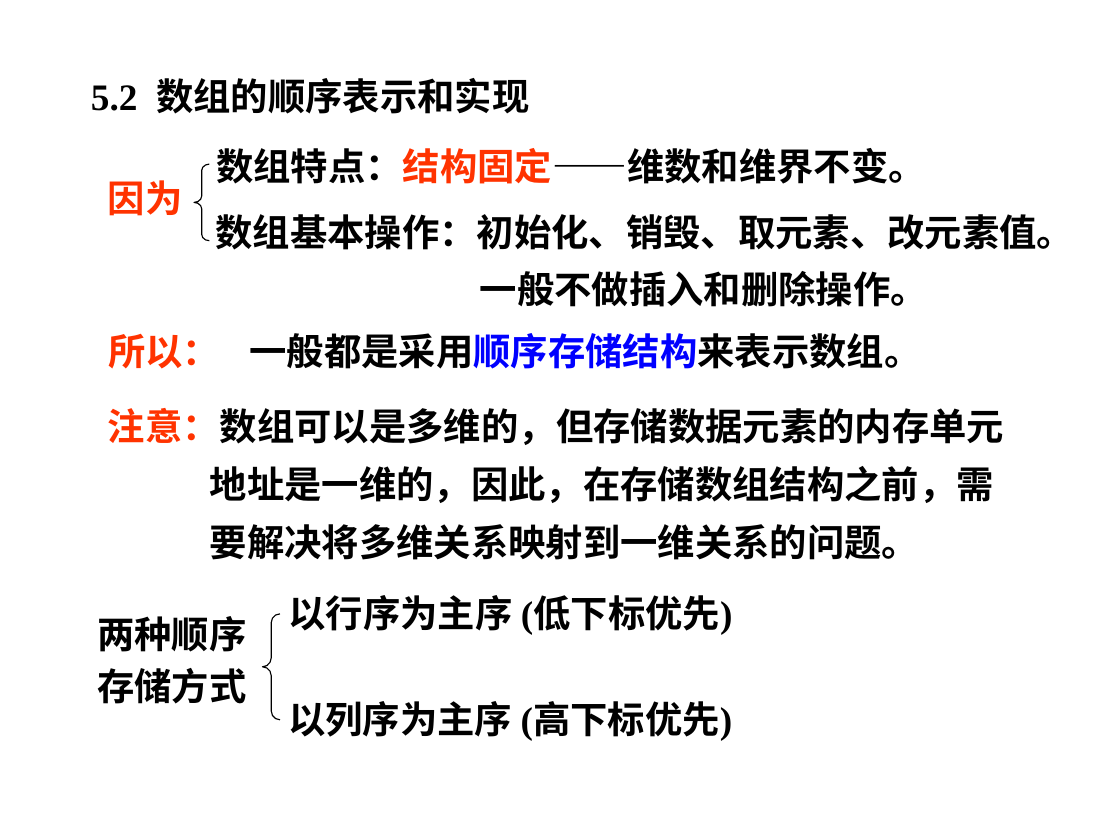
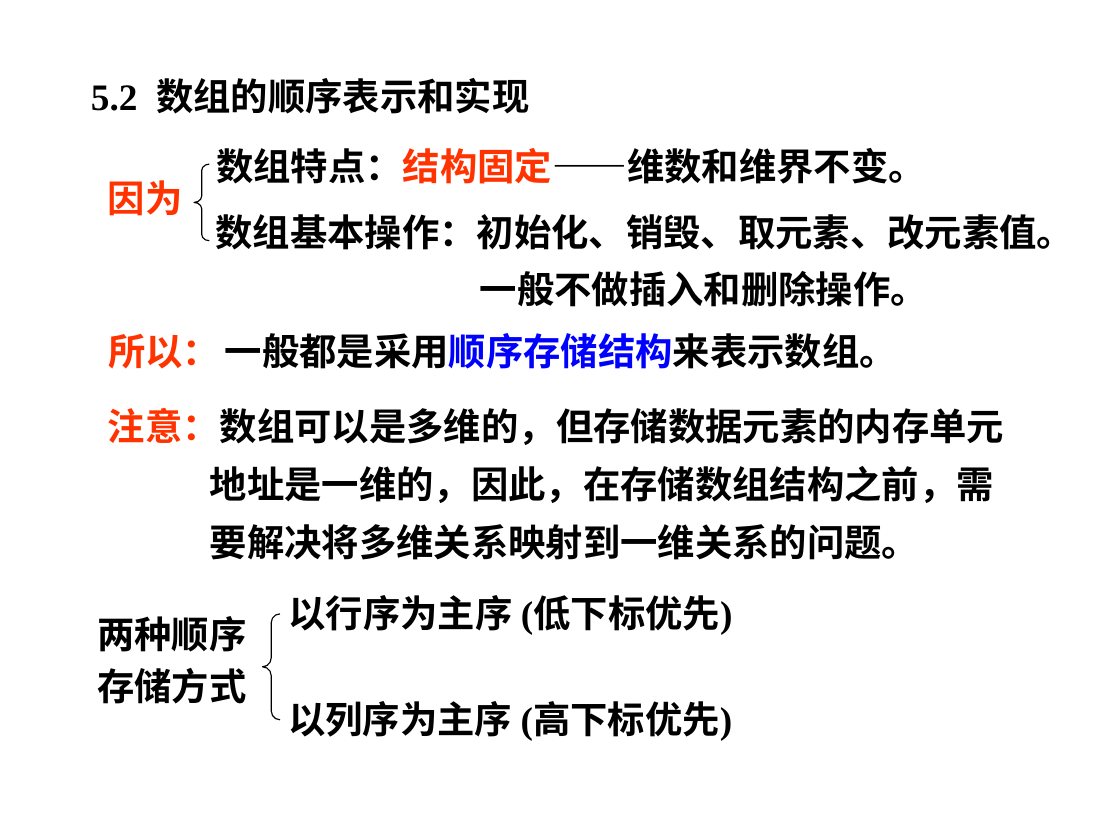
Before and after one commit to edu2act/course-datastructure, a slide deck: slide 13 of materials/slides/ds5.pptx. Drawn at 1120x840 pixels with LibreOffice and Linux fonts; fonts in the diff are those of the drawing; background and template pictures are left out. Boxes give left, top, right and bottom in pixels: in the first picture for what was removed or moved away, otherwise in the second. Text is boxed around its words. In the diff, an @@ line names an element or a change of style, - is before the commit and + after.

```diff
--- a/materials/slides/ds5.pptx
+++ b/materials/slides/ds5.pptx
@@ text "一般都是采用顺序存储结构来表示数组。": place and size @@
-text "一般都是采用顺序存储结构来表示数组。" at box(249, 333, 921, 369)
+text "一般都是采用顺序存储结构来表示数组。" at box(225, 333, 897, 369)
```
Also in this commit, not shown: 4 other slides changed, 17 other files.
